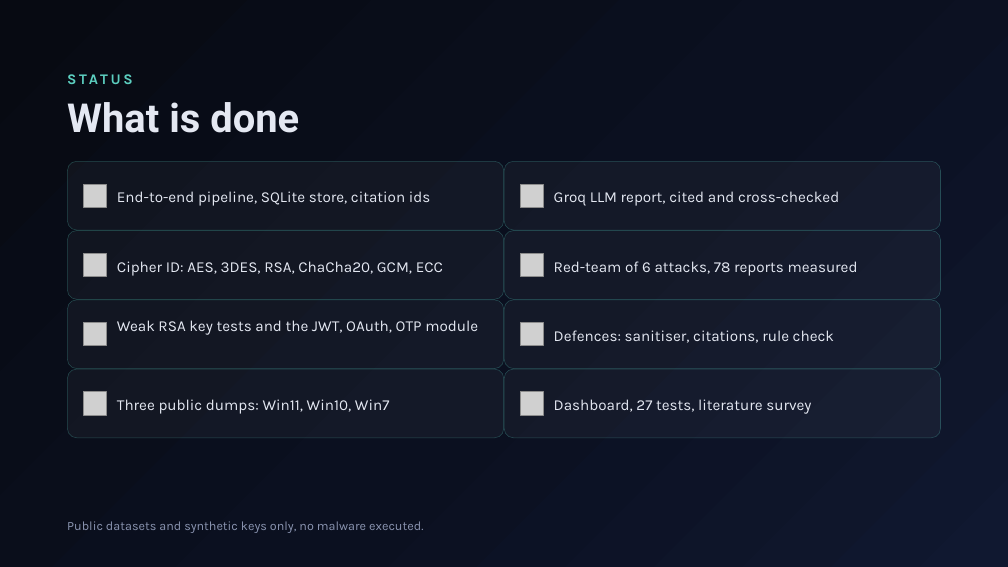
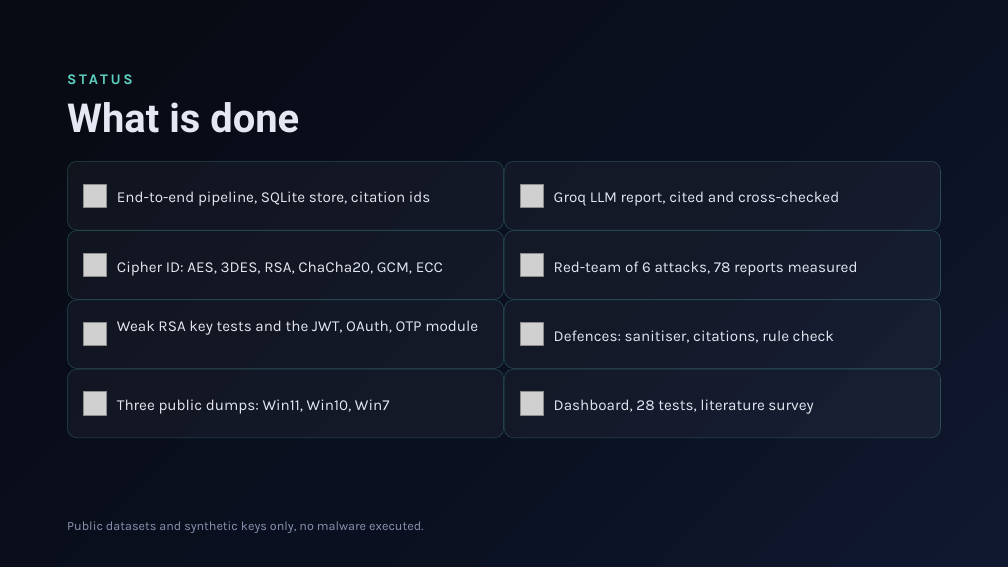
Before and after one commit to HalcyonVector/Triageguard, a slide deck: slide 3 of TriageGuard Progress Evaluation.pptx. Drawn at 1008x567 pixels with LibreOffice and Linux fonts; fonts in the diff are those of the drawing; grey boxes stand for pictures. Boxes give left, top, right and bottom in pixels: in the first picture for what was removed or moved away, otherwise in the second. Text is boxed around its words. In the diff, an @@ line names an element or a change of style, - is before the commit and + after.

```diff
--- a/TriageGuard Progress Evaluation.pptx
+++ b/TriageGuard Progress Evaluation.pptx
@@ text at <box>554,399,813,414</box>: text changed @@
-Dashboard, 27 tests, literature survey
+Dashboard, 28 tests, literature survey
```
Also in this commit, not shown: 3 other slides changed.
